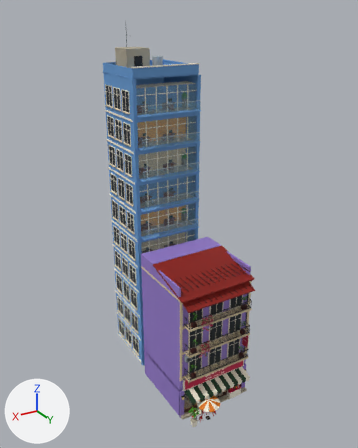
The FBX model Assets/PhoViet/Art/Streets/PV_StreetShop10.fbx: old version first, new version second.
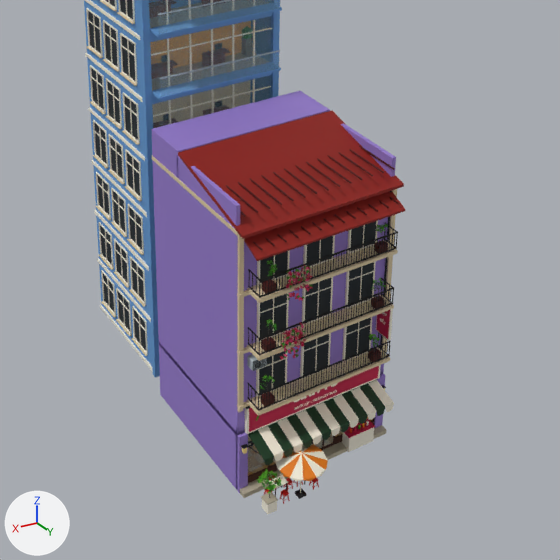
Old and new are each drawn whole from a 50 mm lens placed at (24.6, 37.8, 38.7), pointed at (0.2, -2.8, 18.4) and again close up on the part from 20% to 91% of the width and 44% to 100% of the height. Arrows for +X, +Y and +Z are at lower left; the lights stay in place. The first two pictures are the older version. Objects named as collision shapes, trigger or cutter boxes, shadow casters or lower levels of detail are left out. Where no turn or scale is listed for an object, it has been applied to the vertices. Vertices at exactly the same position are counted once.

In view in the first close-up: 'PV_StreetShop10_LOD0'.
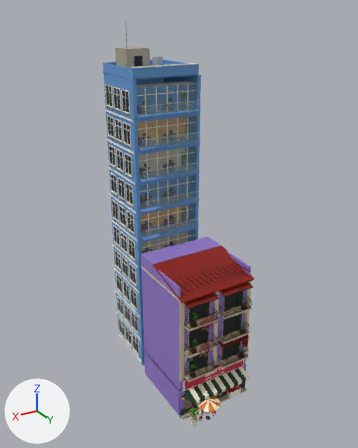
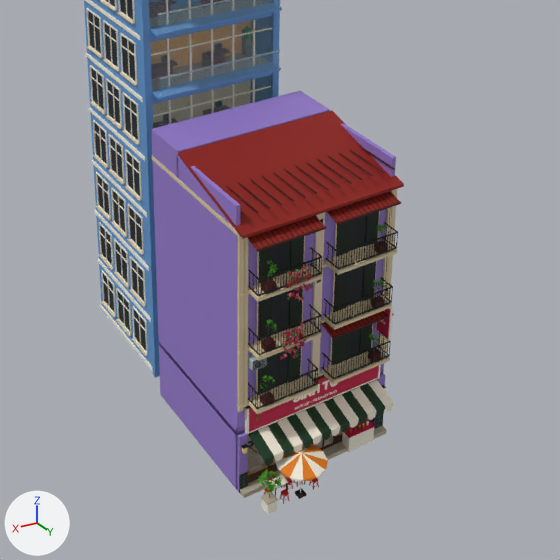
Boxes (x1, y1, x2, y2) around the edits, measured in the close-ups (560 x 560 px):
'PV_StreetShop10_LOD0', reshaped
    before: (84, 0, 405, 515)
    after: (84, 0, 404, 515)
part 1 of me_pv_streetshop10_lod0, added
    after: (239, 472, 248, 493)
part 2 of me_pv_streetshop10_lod0, added
    after: (375, 414, 383, 428)
part 3 of me_pv_streetshop10_lod0, added
    after: (258, 356, 271, 395)
part 4 of me_pv_streetshop10_lod0, deleted
    before: (244, 191, 405, 399)
part 5 of me_pv_streetshop10_lod0, reshaped
    before: (247, 197, 400, 416)
    after: (240, 190, 401, 485)

The edits, one by one:
me_pv_streetshop10_lod0 is used by ob_pv_streetshop10_lod0; location (0.0, 0.0, 0.0).
me_pv_streetshop10_lod0 had 21822 vertices, 16622 faces and spanned x -4.2..4.2, y -12.5..6.8, z 0.0..37.8.
me_pv_streetshop10_lod0 now has 22854 vertices, 17078 faces and spans x -4.2..4.2, y -12.5..6.8, z 0.0..37.8.
me_pv_streetshop10_lod0 part 1: a new loose piece, a box spanning x 3.72..4.18, y 4.058..4.102, z 0.04..1.08, in mat_pv_streetatlas (picture img_pv_streetpalette_png).
me_pv_streetshop10_lod0 part 2: a new loose piece, a box spanning x -4.18..-3.72, y 4.058..4.102, z 0.04..1.08, in mat_pv_streetatlas (picture img_pv_streetpalette_png).
me_pv_streetshop10_lod0 part 3: a new loose piece, a box spanning x 2.519..3.18, y 3.998..4.058, z 5.25..7.41, in mat_pv_streetatlas (picture img_pv_streetpalette_png).
me_pv_streetshop10_lod0 part 4: 62 loose pieces with 460 vertices, spanning x -3.9..3.9, y 3.7..5.0, z 5.0..13.8, are deleted.
me_pv_streetshop10_lod0 part 5: 643 vertices moved from x -3.7..3.7, y 4.0..4.9, z 5.2..12.0 to x -3.7..3.7, y 4.1..4.9, z 5.2..12.0; 205 vertices removed from x -3.7..3.7, y 3.7..4.9, z 4.9..13.6; 1657 vertices added at x -4.2..4.2, y 3.8..4.9, z 0.0..13.9.
Other edits to the shape of me_pv_streetshop10_lod0 do not show in these pictures.
